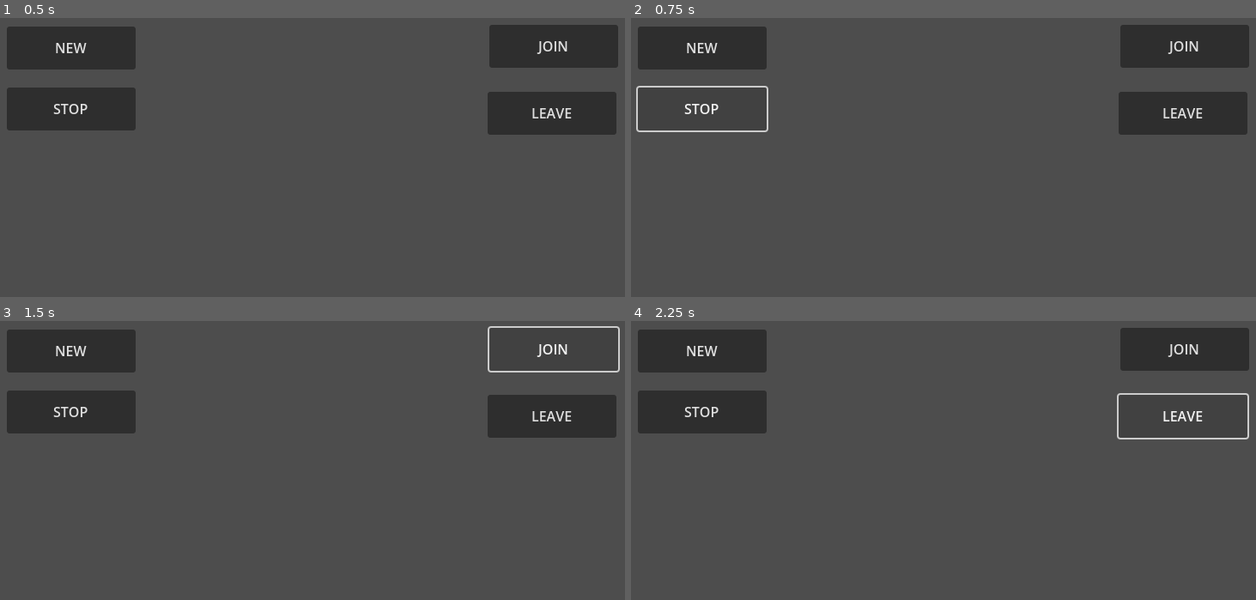
Above: before the commit, frames 1-4 (two rows, left to right).
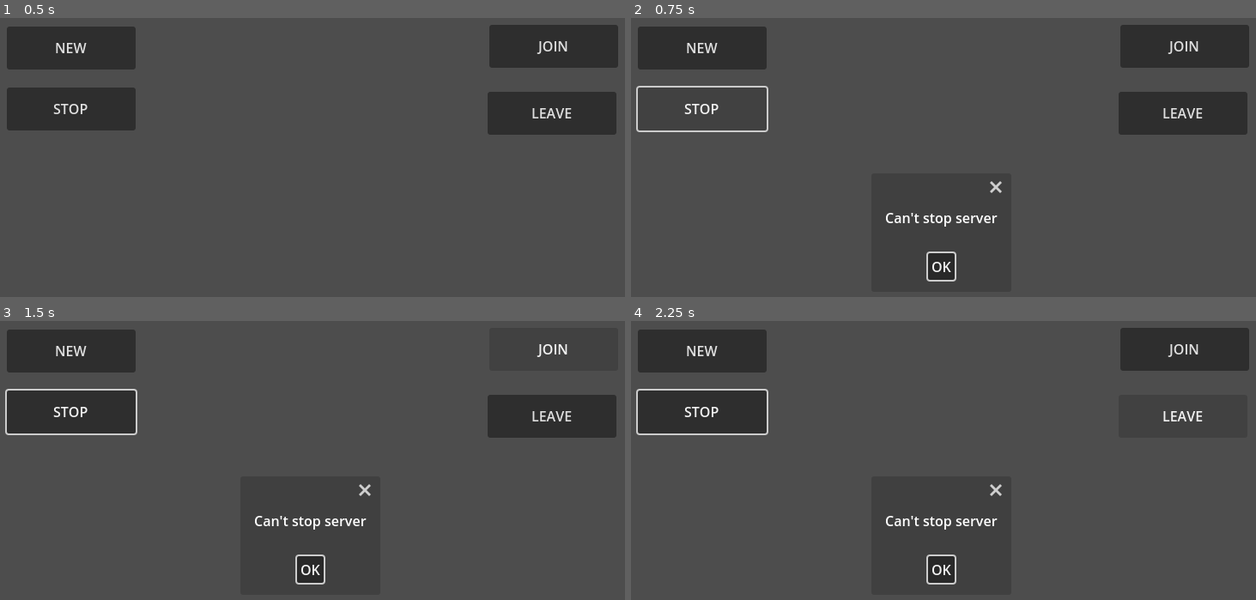
Above: after the commit, the same moments.

Repository: frevan/Neuronic-Bomberman
Game: Godot game, scene res://main.tscn
Same seed, same stepped clock (60 frames per second), same inputs: the game is played once before the commit and once after it.
Inputs:
- Up to frame 1 (0.5 s): no input
- Up to frame 2 (0.75 s): click "STOP" at 0.5 s
- Up to frame 3 (1.5 s): click "JOIN" at 1.25 s
- Up to frame 4 (2.25 s): click "LEAVE" at 2 s

Frame 1 is identical in both runs. In frame 2, 0.8% of the frame differs, in the area x 40-60%, y 58-95%; in frame 3, 1.5%, in the area x 0-100%, y 1-95%; in frame 4, 1.5%.
Error before the commit: Assertion failed. (res://server/server.gd:32)
Error after the commit: Assertion failed. (res://server/server.gd:40)

Commit message:
#100 > #104: implemented basic error handling for the server functions

Diff:
--- a/main.gd
+++ b/main.gd
@@ -2,20 +2,24 @@
 
 
 func _on_new_lobby_btn_pressed() -> void:
-	Server.Start()
+	if !Server.Start():
+		Tools.ShowAlert("Can't start server")
 	pass
 
 
 func _on_stop_lobby_btn_pressed() -> void:
-	Server.Stop()
+	if !Server.Stop():
+		Tools.ShowAlert("Can't stop server")
 	pass
 
 
 func _on_leave_lobby_btn_pressed() -> void:
-	Server.Disconnect()
+	if !Server.Disconnect():
+		Tools.ShowAlert("Can't leave lobby")
 	pass
 
 
 func _on_join_lobby_btn_pressed() -> void:
-	Server.Connect("127.0.0.1")
+	if !Server.Connect("127.0.0.1"):
+		Tools.ShowAlert("Can't join lobby")
 	pass
--- /dev/null
+++ b/misc/tools.gd
@@ -0,0 +1,12 @@
+extends Node
+
+func ShowAlert(text: String, title: String = "") -> void:
+	var dlg = AcceptDialog.new()
+	dlg.dialog_text = text
+	dlg.title = title
+	dlg.connect("confirmed", queue_free)
+	dlg.connect("canceled", queue_free)
+	var scene_tree = Engine.get_main_loop()
+	scene_tree.current_scene.add_child(dlg)
+	dlg.popup_centered()
+	pass
--- a/project.godot
+++ b/project.godot
@@ -20,6 +20,7 @@
 [autoload]
 
 Server="*res://server/server.gd"
+Tools="*res://misc/tools.gd"
 
 [display]
 
--- a/server/server.gd
+++ b/server/server.gd
@@ -3,7 +3,7 @@
 const PORT = 15063
 const MAX_CLIENTS = 10
 
-var peer = null
+var peer: ENetMultiplayerPeer = null
 
 
 func IsConnected() -> bool:
@@ -17,47 +17,68 @@
 		return false
 
 
-func Start() -> void:
+func Start() -> bool:
 	assert(!IsConnected())
+	if IsConnected():
+		return false
 
-	peer = ENetMultiplayerPeer.new()
-	peer.create_server(PORT, MAX_CLIENTS)
-	multiplayer.multiplayer_peer = peer
+	var tempPeer = ENetMultiplayerPeer.new()
 
+	var error = tempPeer.create_server(PORT, MAX_CLIENTS)
+	if error != OK:
+		print("failed to start server: error=" + str(error))
+		return false
+
+	multiplayer.multiplayer_peer = tempPeer
+	peer = tempPeer
 	print(str(multiplayer.get_unique_id()) + " - server started")
-	pass
+	return true
 
 
-func Stop() -> void:
+
+func Stop() -> bool:
 	assert(IsRunning())
+	if !IsRunning():
+		return false
 
 	var id = multiplayer.get_unique_id()
 	multiplayer.multiplayer_peer.close()
 	peer = null
 
 	print(str(id) + " - server stopped")
-	pass
+	return true
 
 
-func Connect(Address: String) -> void:
+func Connect(Address: String) -> bool:
 	assert(!IsConnected())
+	if (IsConnected()):
+		return false
 
-	peer = ENetMultiplayerPeer.new()
-	peer.create_client(Address, PORT)
-	peer.get_peer(1).set_timeout(0, 0, 3000)
-	multiplayer.multiplayer_peer = peer
+	var tempPeer = ENetMultiplayerPeer.new()
+
+	var error = tempPeer.create_client(Address, PORT)
+	if error != OK:
+		return false
+
+	tempPeer.get_peer(1).set_timeout(0, 0, 3000)
+	multiplayer.multiplayer_peer = tempPeer
+	peer = tempPeer
 
 	print(str(multiplayer.get_unique_id()) + " - connect to server")
-	pass
+	return true
 
 
-func Disconnect() -> void:
+func Disconnect() -> bool:
 	assert(IsConnected())
+	if !IsConnected():
+		return false
 	assert(!IsRunning())
+	if IsRunning():
+		return false
 
 	var id = multiplayer.get_unique_id()
 	multiplayer.multiplayer_peer.close()
 	peer = null
 
 	print(str(id) + " - disconnected from the server")
-	pass
+	return true
Not shown, added: misc/tools.gd.uid
